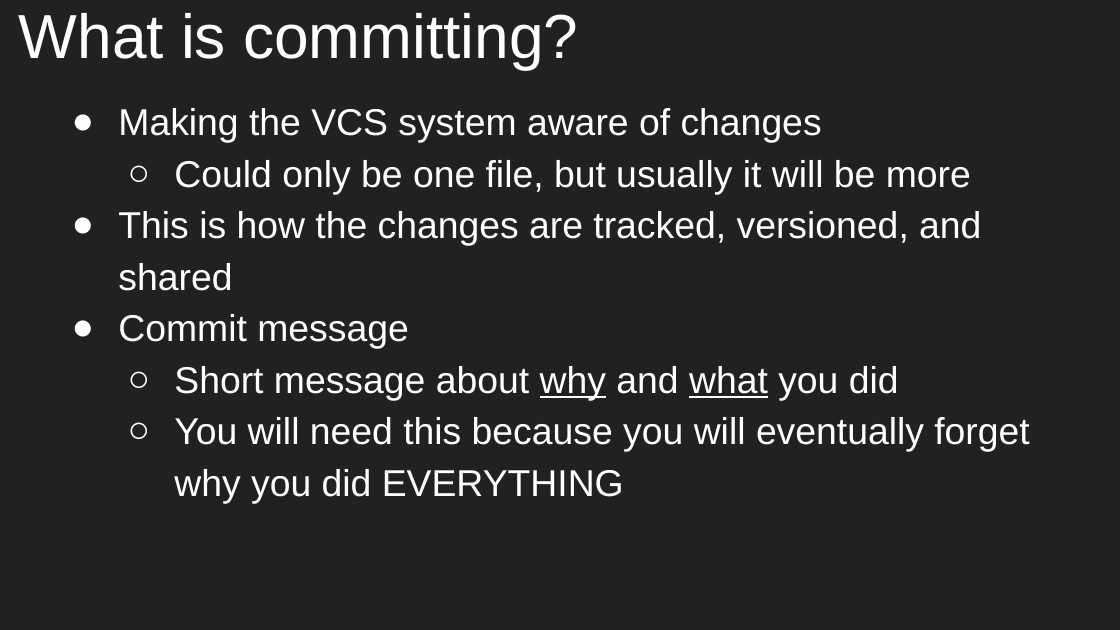
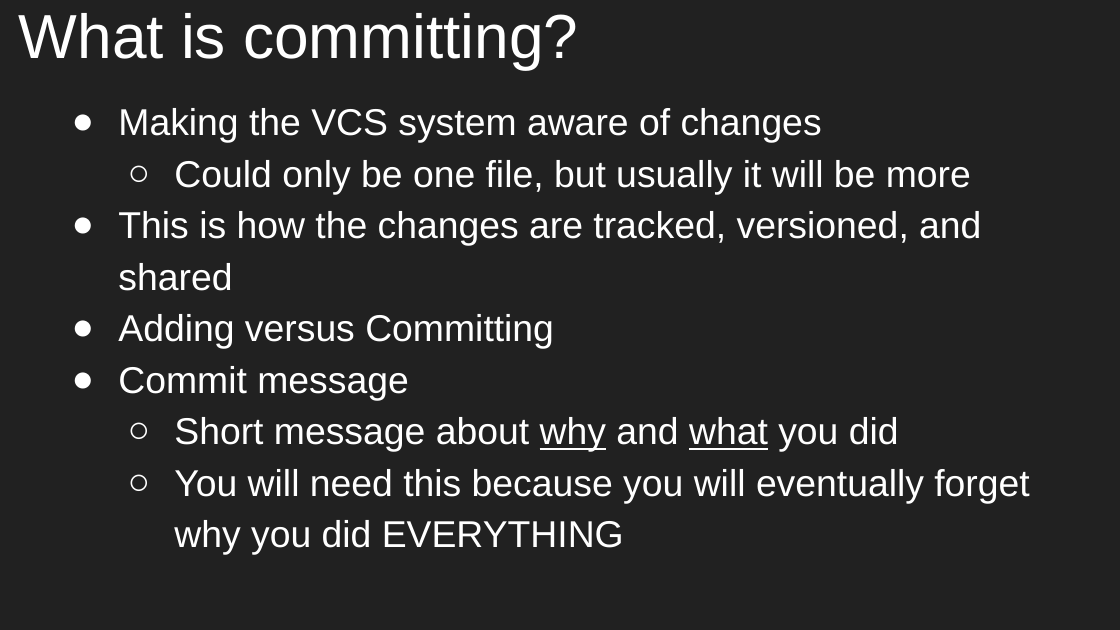
Before and after one commit to aleesham/lc101-unit2, a slide deck: slide 11 of slides/Unit 2 - LC 101 - Class 1.pptx. Drawn at 1120x630 pixels with LibreOffice and Linux fonts; fonts in the diff are those of the drawing. Boxes give left, top, right and bottom in pixels: in the first picture for what was removed or moved away, otherwise in the second. Text is boxed around its words. In the diff, an @@ line names an element or a change of style, - is before the commit and + after.

```diff
--- a/slides/Unit 2 - LC 101 - Class 1.pptx
+++ b/slides/Unit 2 - LC 101 - Class 1.pptx
@@ text at <box>118,314,554,349</box>: paragraph added @@
+● Adding versus Committing
```
Also in this commit, not shown: 1 other slide changed.
